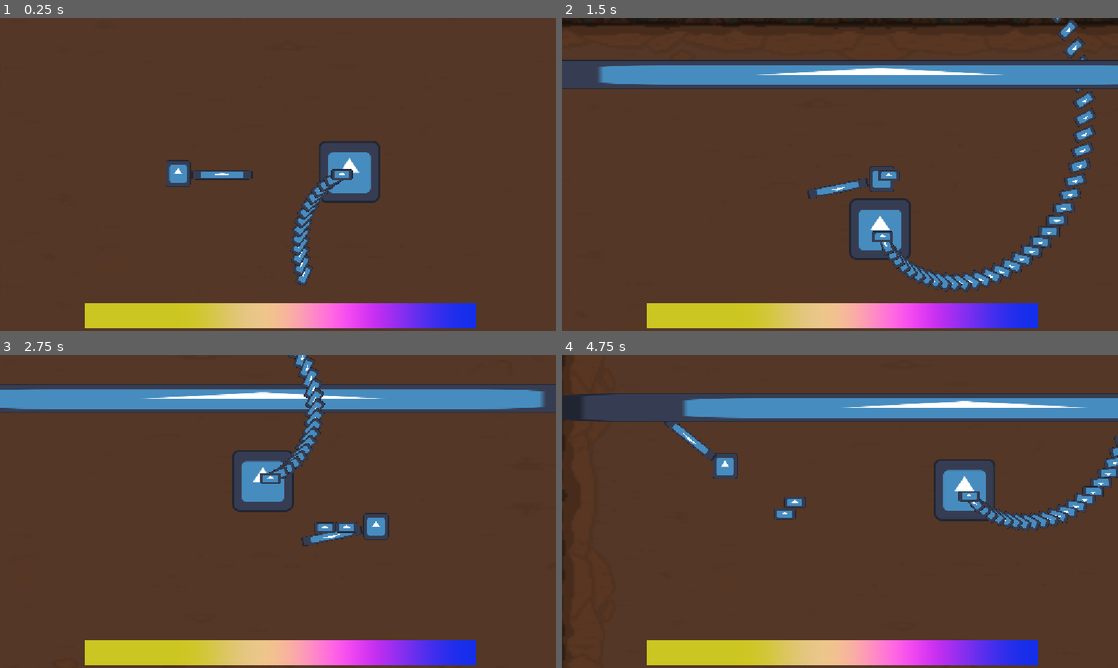
Above: before the commit, frames 1-4 (two rows, left to right).
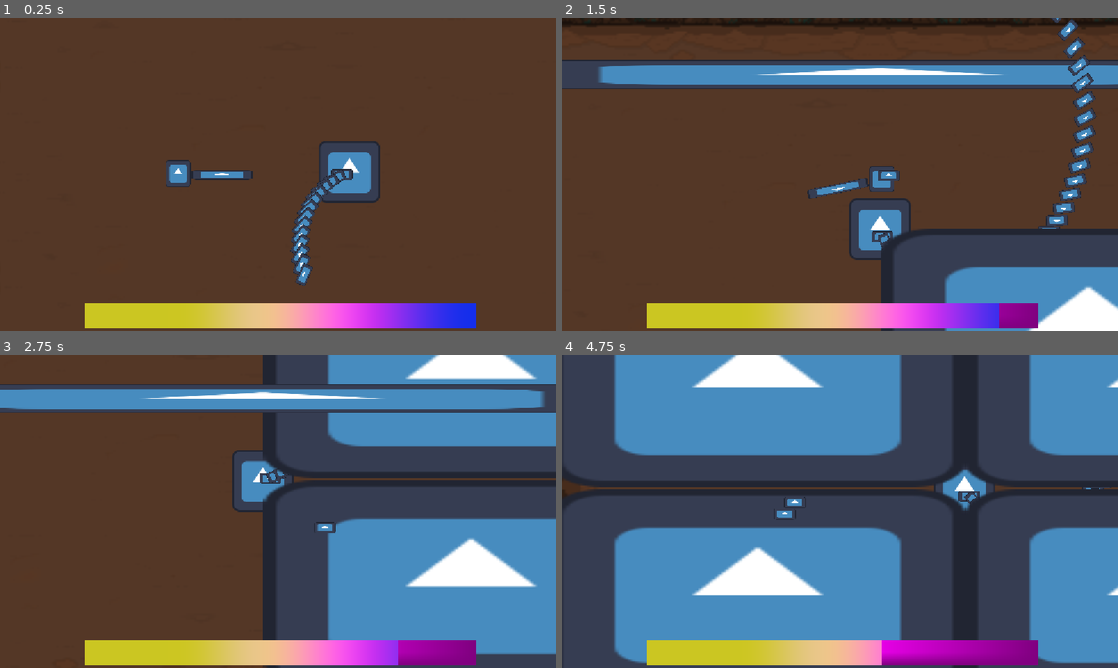
Above: after the commit, the same moments.

Repository: drawingdraco/Swing-around-the-Rosie
Game: Godot game, scene res://Scenes/Garden.tscn
Same seed, same stepped clock (60 frames per second), same inputs: the game is played once before the commit and once after it. The engine's default icon, where the game draws it, is replaced by a stand-in: a white triangle on a blue panel in a dark square.
Inputs (mouse positions are in pixels of both pictures, inside the frame that each line leads up to):
- Up to frame 1 (0.25 s): no input
- Up to frame 2 (1.5 s): tap Enter at 0.5 s; move the mouse to (962, 158) at 0.52 s; hold Right (move_right) 0.53-1.28 s; tap Space (dodge) at 0.6 s; click (962, 158) at 0.67 s; move the mouse to (728, 190) at 1.27 s; hold S (move_down) from 1.28 s (still down); click (728, 190) at 1.35 s
- Up to frame 3 (2.75 s): move the mouse to (333, 442) at 2.02 s; release S (move_down) at 2.03 s; hold Right (move_right) from 2.03 s (still down); tap Space (dodge) at 2.1 s
- Up to frame 4 (4.75 s): move the mouse to (812, 574) at 2.77 s; release Right (move_right) at 2.78 s; hold Up (move_up) 2.78-3.53 s; click (812, 574) at 2.85 s; move the mouse to (1006, 558) at 3.52 s; hold Left (move_left) from 3.53 s (still down); tap Space (dodge) at 3.6 s; move the mouse to (673, 464) at 4.27 s; click (673, 464) at 4.35 s

The runs differ from the first frame. In frame 1, 0.4% of the frame differs, in the area x 52-63%, y 48-83%; in frame 2, 11%; in frame 3, 44%; in frame 4, 89%, in the area x 0-100%, y 0-100%.

Commit message:
0.2.1
>added new attack
>moved attacks so they were bellow the camera

Diff:
--- a/Scenes/Garden.tscn
+++ b/Scenes/Garden.tscn
@@ -36,6 +36,13 @@
 [node name="Player" parent="." unique_id=1811052657 instance=ExtResource("1_eeg7j")]
 position = Vector2(-354, 0)
 
+[node name="Boss" parent="." unique_id=339361115 instance=ExtResource("3_5qaag")]
+position = Vector2(2, -6)
+
+[node name="StaticBody2D" parent="." unique_id=2060166809 instance=ExtResource("6_gscdv")]
+position = Vector2(32, -66)
+scale = Vector2(0.455, 0.455)
+
 [node name="Camera2D" type="Camera2D" parent="." unique_id=1797831618 node_paths=PackedStringArray("target")]
 limit_enabled = false
 limit_left = -1656
@@ -59,10 +66,3 @@
 
 [node name="Marker2D" type="Marker2D" parent="Camera2D" unique_id=1163781252]
 position = Vector2(-861.445, -425)
-
-[node name="Boss" parent="." unique_id=339361115 instance=ExtResource("3_5qaag")]
-position = Vector2(2, -6)
-
-[node name="StaticBody2D" parent="." unique_id=2060166809 instance=ExtResource("6_gscdv")]
-position = Vector2(32, -66)
-scale = Vector2(0.455, 0.455)
--- a/Scenes/boss.tscn
+++ b/Scenes/boss.tscn
@@ -59,7 +59,11 @@
 [node name="Timer3" type="Timer" parent="." unique_id=1024539638]
 autostart = true
 
+[node name="Timer4" type="Timer" parent="." unique_id=750797454]
+autostart = true
+
 [connection signal="area_entered" from="Area2D" to="Area2D" method="_on_area_entered"]
 [connection signal="timeout" from="Timer2" to="Area2D" method="_on_timer_2_timeout"]
 [connection signal="timeout" from="Timer" to="Area2D" method="_on_timer_timeout"]
 [connection signal="timeout" from="Timer3" to="Area2D" method="_on_timer_3_timeout"]
+[connection signal="timeout" from="Timer4" to="Area2D" method="_on_timer_4_timeout"]
--- /dev/null
+++ b/Scenes/roots.tscn
@@ -0,0 +1,17 @@
+[gd_scene format=3 uid="uid://raajclyl0rt4"]
+
+[ext_resource type="Texture2D" uid="uid://ivktuok6qkgs" path="res://icon.svg" id="1_hgvse"]
+
+[sub_resource type="RectangleShape2D" id="RectangleShape2D_lett3"]
+size = Vector2(852, 429)
+
+[node name="Area2D" type="Area2D" unique_id=634275517]
+
+[node name="Sprite2D" type="Sprite2D" parent="." unique_id=8636552]
+position = Vector2(-428.5, -218)
+scale = Vector2(6.7265625, 3.328125)
+texture = ExtResource("1_hgvse")
+
+[node name="CollisionShape2D" type="CollisionShape2D" parent="." unique_id=43490566]
+position = Vector2(-426, -216.5)
+shape = SubResource("RectangleShape2D_lett3")
--- a/Scripts/Boss.gd
+++ b/Scripts/Boss.gd
@@ -2,7 +2,8 @@
 var projectsc = preload("res://Scenes/seed.tscn")
 var homprojectsc = preload("res://Scenes/HomingSeed.tscn")
 var vinewave = preload("res://Scenes/Vinewabe.tscn")
-@onready var main = get_node("/root/Garden")
+var rootssc = preload("res://Scenes/roots.tscn")
+@onready var main = get_node("/root/Garden/Boss")
 # Called when the node enters the scene tree for the first time.
 @export var progress: float = 0.0
 func _ready() -> void:
@@ -23,17 +24,36 @@
 	projectile.position = global_position
 	progress += .01
 	$"/root/Garden/Boss/Path2D/PathFollow2D".progress_ratio = progress
-	main.add_child(projectile)
+	main.add_sibling(projectile)
 
 
 func _on_timer_2_timeout() -> void:
 	var homprojectile = homprojectsc.instantiate()
 	homprojectile.position = global_position
-	main.add_child(homprojectile)
+	main.add_sibling(homprojectile)
 
 
 func _on_timer_3_timeout() -> void:
 	var wave = vinewave.instantiate()
 	wave.position = global_position
 	wave.position.y -= 620
-	main.add_child(wave)
+	main.add_sibling(wave)
+
+
+func _on_timer_4_timeout() -> void:
+	var roots = rootssc.instantiate()
+	var rand = randi_range(1,4)
+	if rand == 1:
+		roots.position = global_position
+
+	elif rand == 2:
+		roots.position = global_position
+		roots.position.y += 430
+	elif rand == 3:
+		roots.position = global_position
+		roots.position.x += 860
+	elif rand == 4:
+		roots.position = global_position
+		roots.position.y += 430
+		roots.position.x += 860
+	main.add_sibling(roots)
